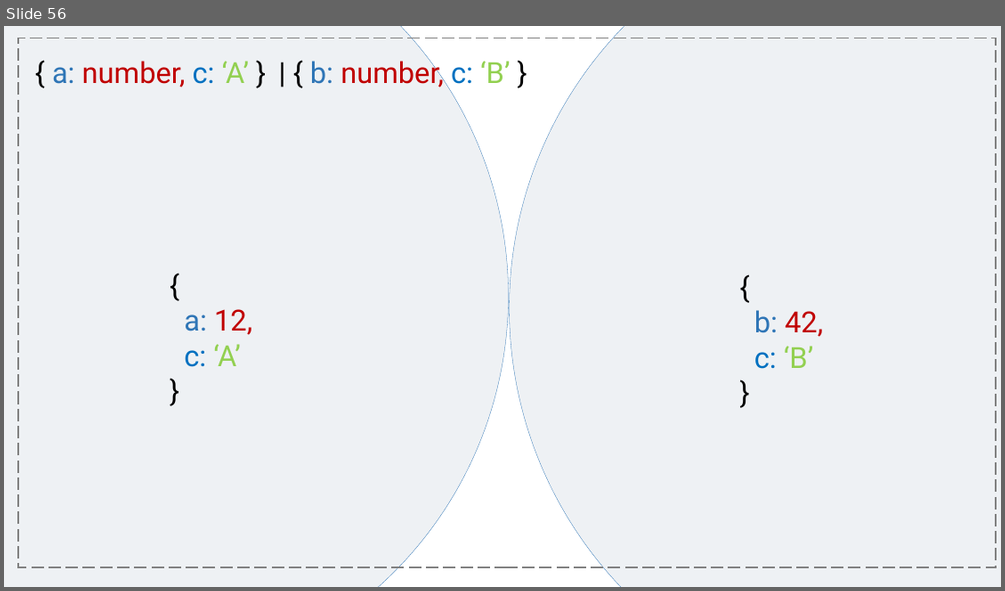
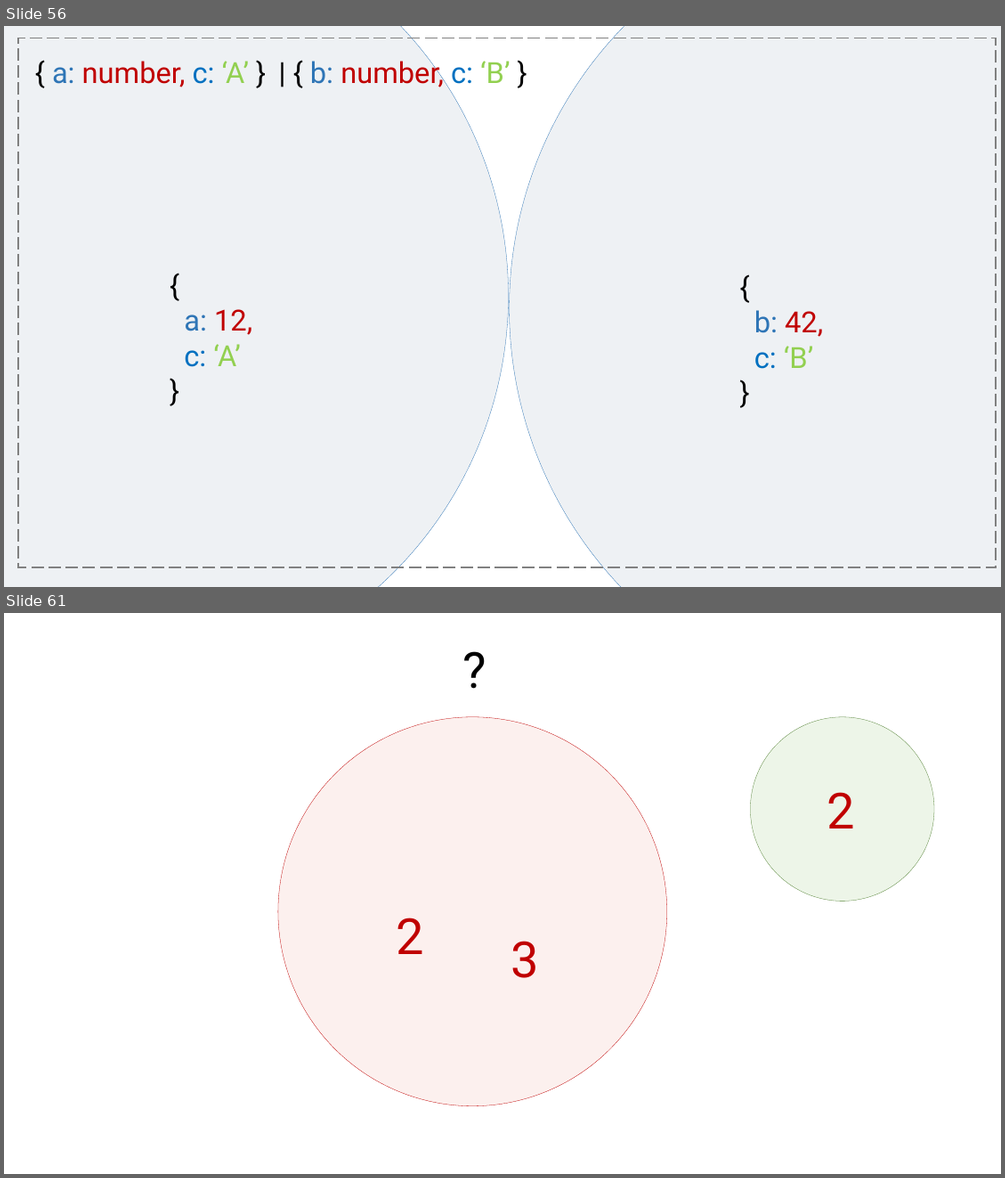
Before and after one commit to rkhaimov/brain-gym, a slide deck: Презентация.pptx. Shown one above the other, each under a label of ours: slide 56 before the commit, slides 56 and 61 after it; the slides between them are not shown. The pictures are 1005x591 and 1005x1178 pixels, drawn with LibreOffice and Linux fonts; fonts in the diff are those of the drawing. Boxes give left, top, right and bottom in pixels: in the first picture for what was removed or moved away, otherwise in the second. Text is boxed around its words. In the diff, an @@ line names an element or a change of style, - is before the commit and + after.

Commit message:
Presentation

```diff
--- a/Презентация.pptx
+++ b/Презентация.pptx
@@ slide 61 added at [4, 613, 1001, 1174], background #FFFFFF @@
@@ text added at [455, 634, 495, 703], 48 pt, text #000000 @@
+?
@@ ellipse added at [278, 717, 667, 1106], fill #F0B4AE at 20% opacity, outline #C00000 0.25 pt @@
@@ ellipse added at [751, 717, 934, 900], fill #A9D18E at 20% opacity, outline #548235 0.25 pt @@
@@ text added at [826, 792, 854, 828], 48 pt, text #C00000 @@
+2
@@ text added at [396, 917, 424, 954], 48 pt, text #C00000 @@
+2
@@ text added at [510, 941, 538, 978], 48 pt, text #C00000 @@
+3
```
Also in this commit, not shown: 8 other slides added.
